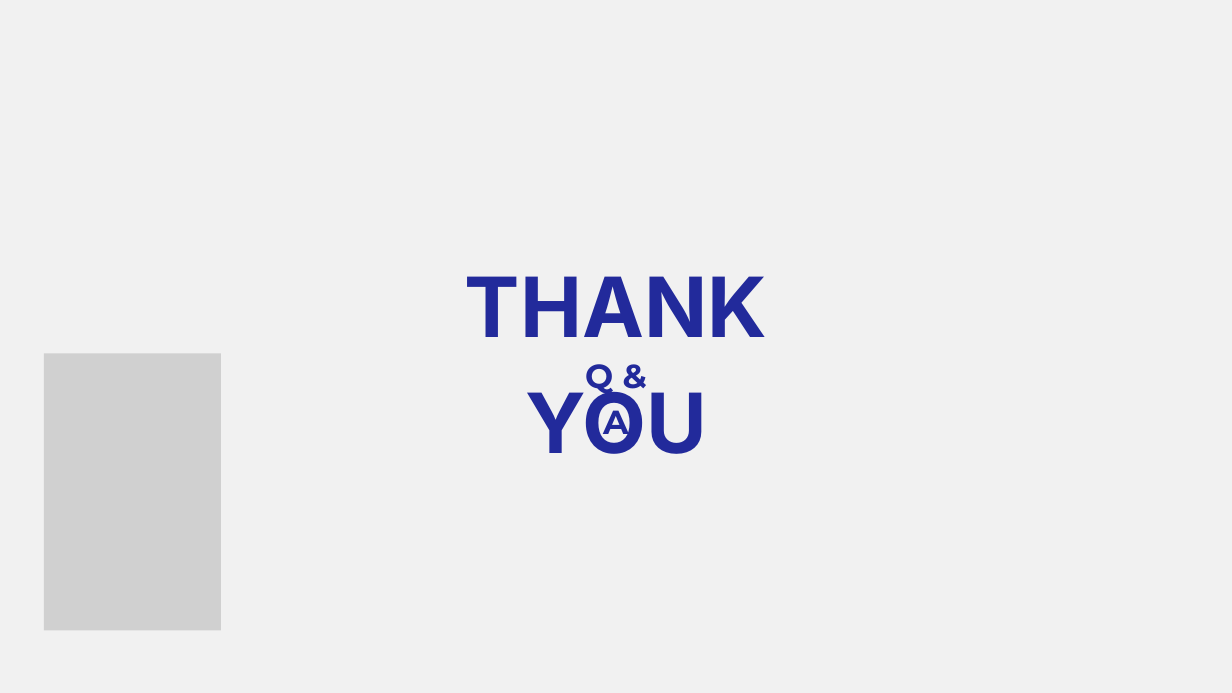
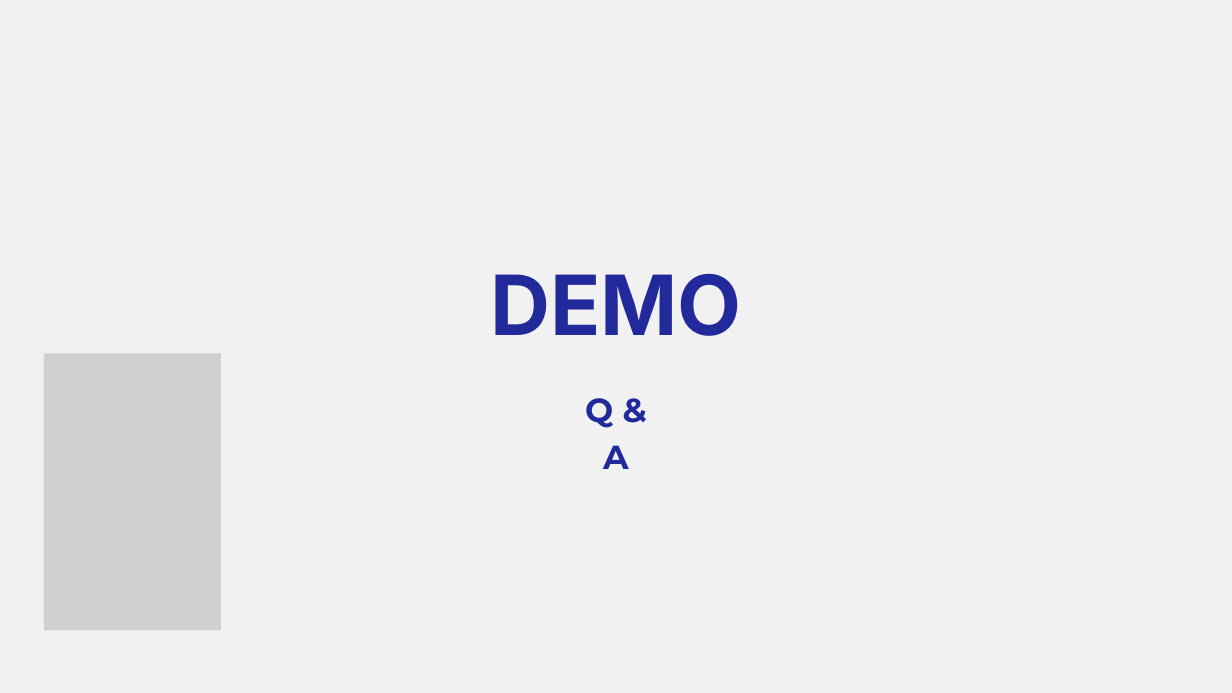
Before and after one commit to Abeer-Tlalka/QA_Automation_middle_project, a slide deck: slide 11 of QA Automation AbeerTlalka.pptx (slide 9 before the commit). Drawn at 1232x693 pixels with LibreOffice and Linux fonts; fonts in the diff are those of the drawing; grey boxes stand for pictures. Boxes give left, top, right and bottom in pixels: in the first picture for what was removed or moved away, otherwise in the second. Text is boxed around its words. In the diff, an @@ line names an element or a change of style, - is before the commit and + after.

```diff
--- a/QA Automation AbeerTlalka.pptx
+++ b/QA Automation AbeerTlalka.pptx
@@ text at box(490, 274, 741, 336): text changed @@
-THANK YOU
+DEMO
@@ text "Q & A" rewrapped from box(585, 364, 629, 443) to box(585, 398, 629, 469) @@
```
Also in this commit, not shown: 6 other slides changed, 2 slides added.
